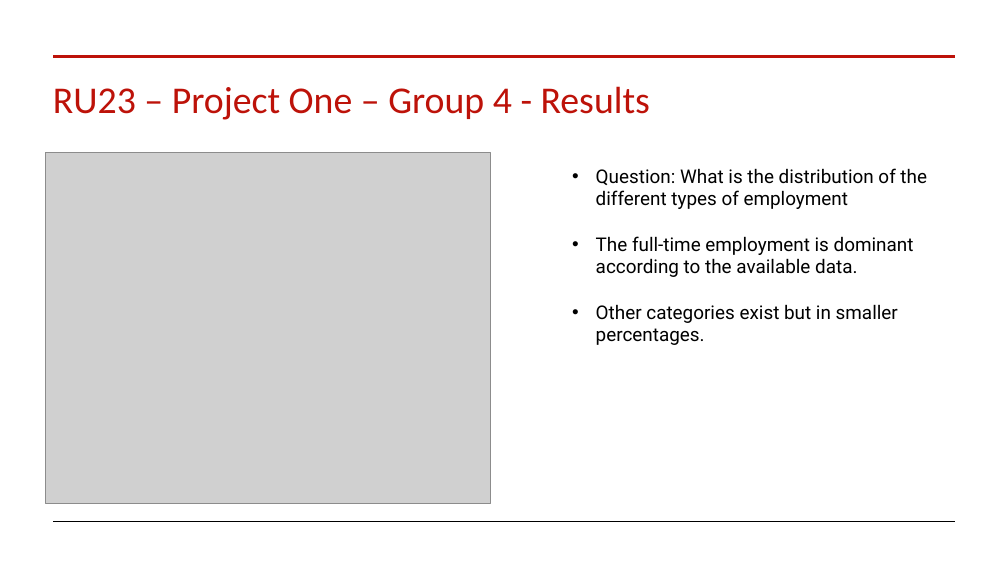
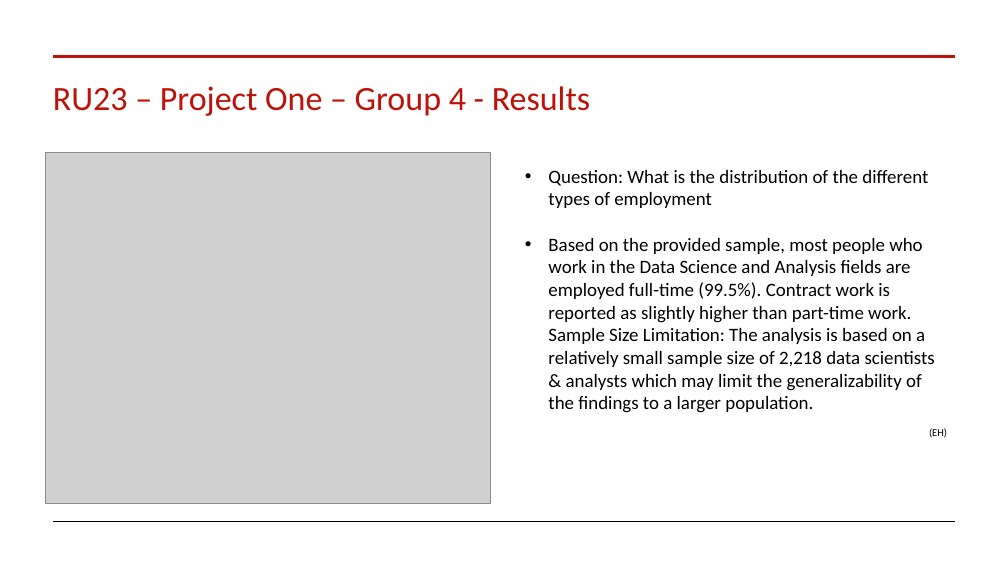
Before and after one commit to joseeneas/RB_Module_08_Project_01, a slide deck: slide 4 of rut23-project-one/ProjectOne-Group4-ProjectResults.pptx. Drawn at 1008x567 pixels with LibreOffice and Linux fonts; fonts in the diff are those of the drawing; grey boxes stand for pictures. Boxes give left, top, right and bottom in pixels: in the first picture for what was removed or moved away, otherwise in the second. Text is boxed around its words. In the diff, an @@ line names an element or a change of style, - is before the commit and + after.

```diff
--- a/rut23-project-one/ProjectOne-Group4-ProjectResults.pptx
+++ b/rut23-project-one/ProjectOne-Group4-ProjectResults.pptx
@@ title "RU23 – Project One – ..." at bbox=[53, 86, 590, 116]: size 36 to 32.4 pt @@
@@ text "Question: What is the distribution ...": place and size @@
-text "Question: What is the distribution ..." at bbox=[596, 168, 927, 345]
+text "Question: What is the distribution ..." at bbox=[548, 170, 947, 438]
@@ text at bbox=[548, 170, 928, 208]: font Roboto to Calibri in "Question: What is the distribution of the ..." @@
@@ text at bbox=[548, 238, 947, 438]: text changed; font Roboto to Calibri @@
-• The full-time employment is dominant according to the available data.
-• Other categories exist but in smaller percentages.
+• Based on the provided sample, most people who work in the Data Science and Analysis fields are employed full-time (99.5%). Contract work is reported as slightly higher than part-time work.
+  Sample Size Limitation: The analysis is based on a relatively small sample size of 2,218 data scientists & analysts which may limit the generalizability of the findings to a larger population.
+(EH)
```
Also in this commit, not shown: 6 other slides changed, 2 slides added.
